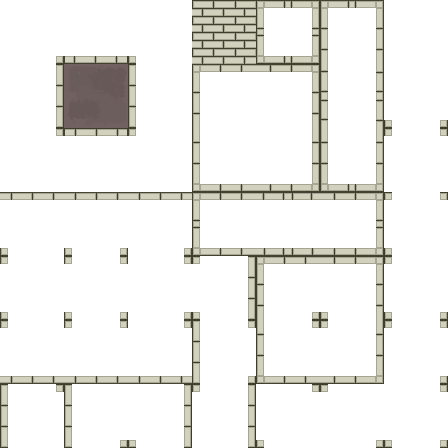
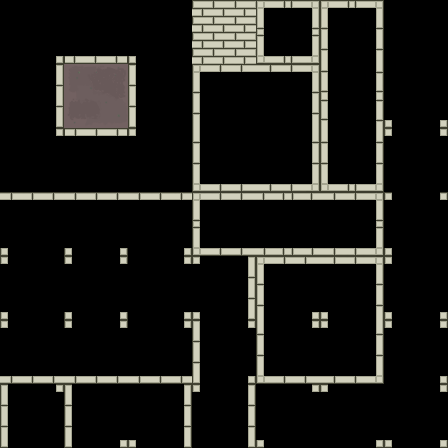
Revision of a layered (448, 448) image; what changed, layer by layer:
added layer "back" over [0, 0, 448, 448]
